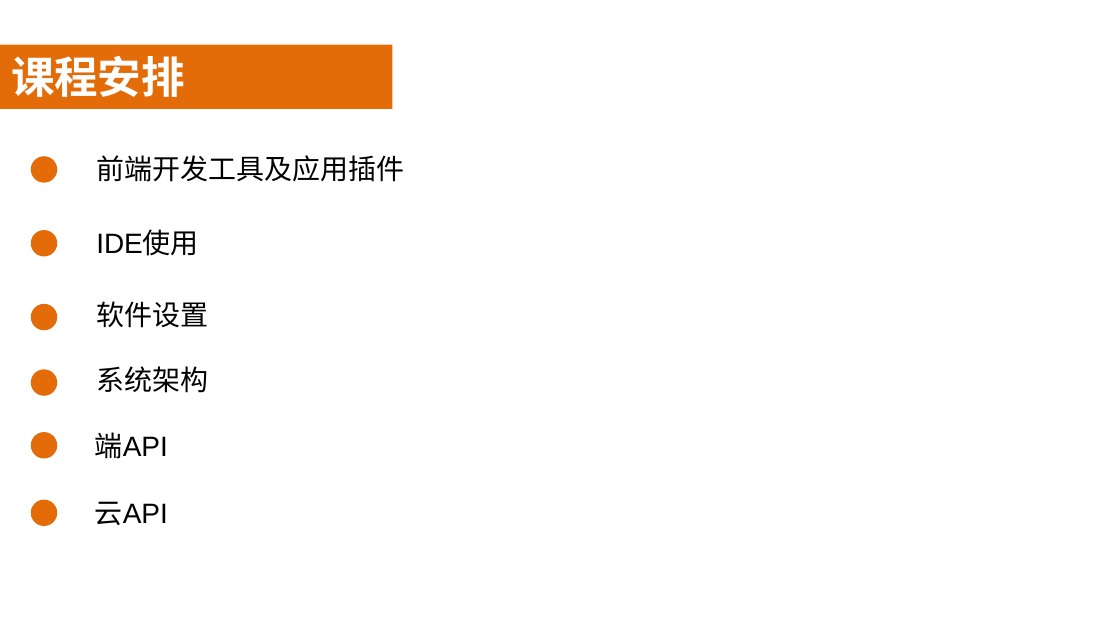
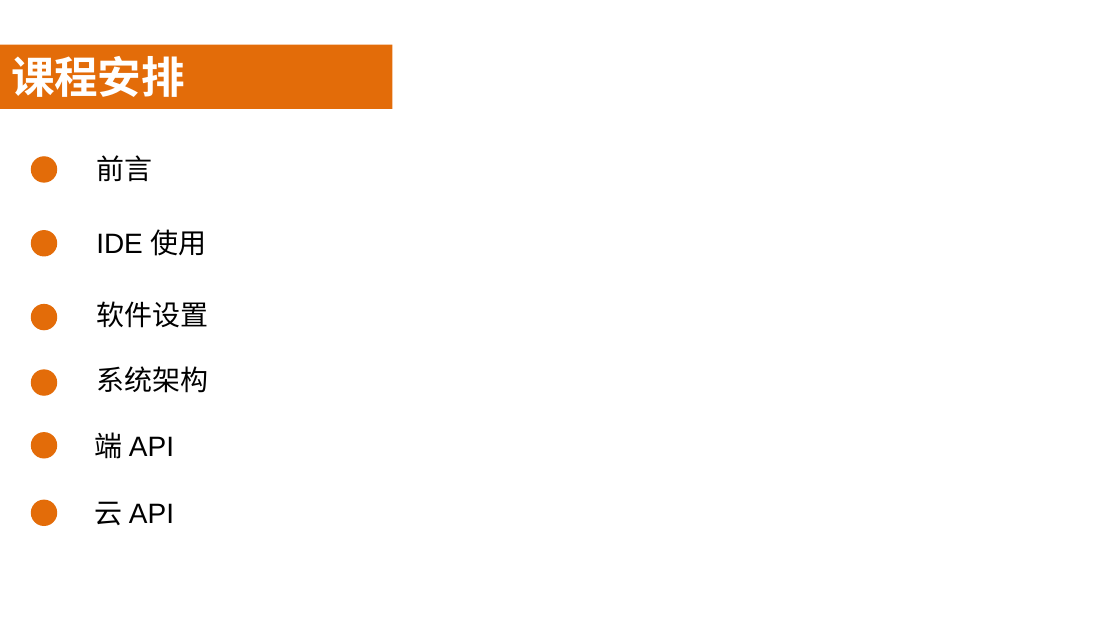
Before and after one commit to guhongyan/APICloud, a slide deck: slide 2 of 前言/前言.pptx. Drawn at 1120x630 pixels with LibreOffice and Linux fonts; fonts in the diff are those of the drawing; background and template pictures are left out. Boxes give left, top, right and bottom in pixels: in the first picture for what was removed or moved away, otherwise in the second. Text is boxed around its words. In the diff, an @@ line names an element or a change of style, - is before the commit and + after.

```diff
--- a/前言/前言.pptx
+++ b/前言/前言.pptx
@@ text at [96,155,152,182]: text changed @@
-前端开发工具及应用插件
+前言
@@ text at [96,229,207,256]: spaces changed @@
-IDE使用
+IDE 使用
@@ text at [95,432,174,459]: spaces changed @@
-端API
+端 API
@@ text at [95,501,174,525]: spaces changed @@
-云API
+云 API
```
Also in this commit, not shown: 4 other slides changed, 4 slides added, 4 slides removed, 1 other file.
